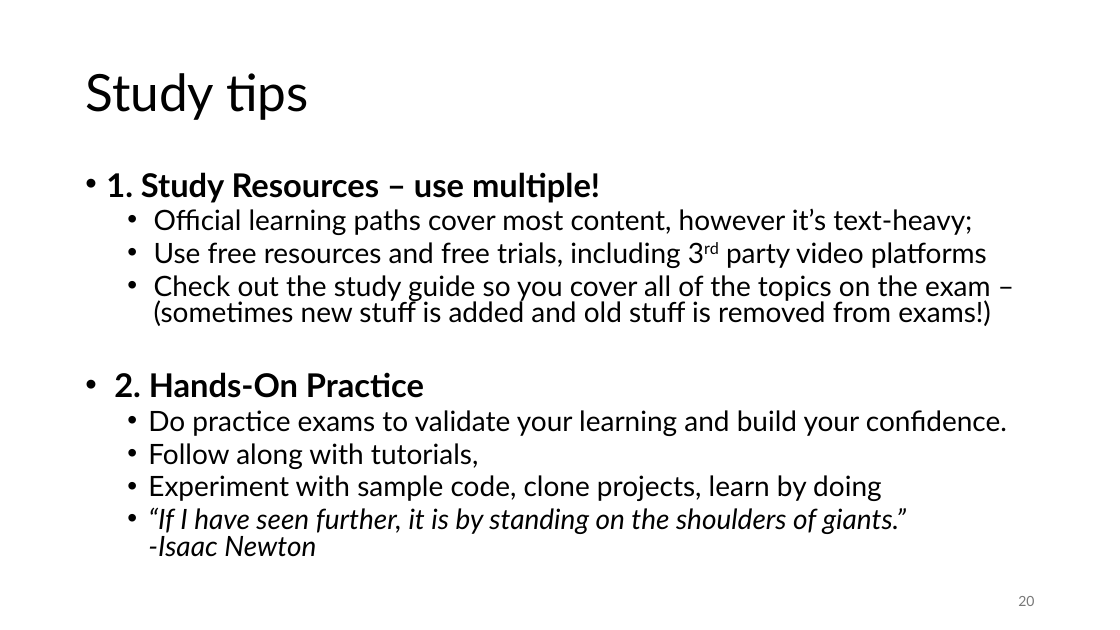
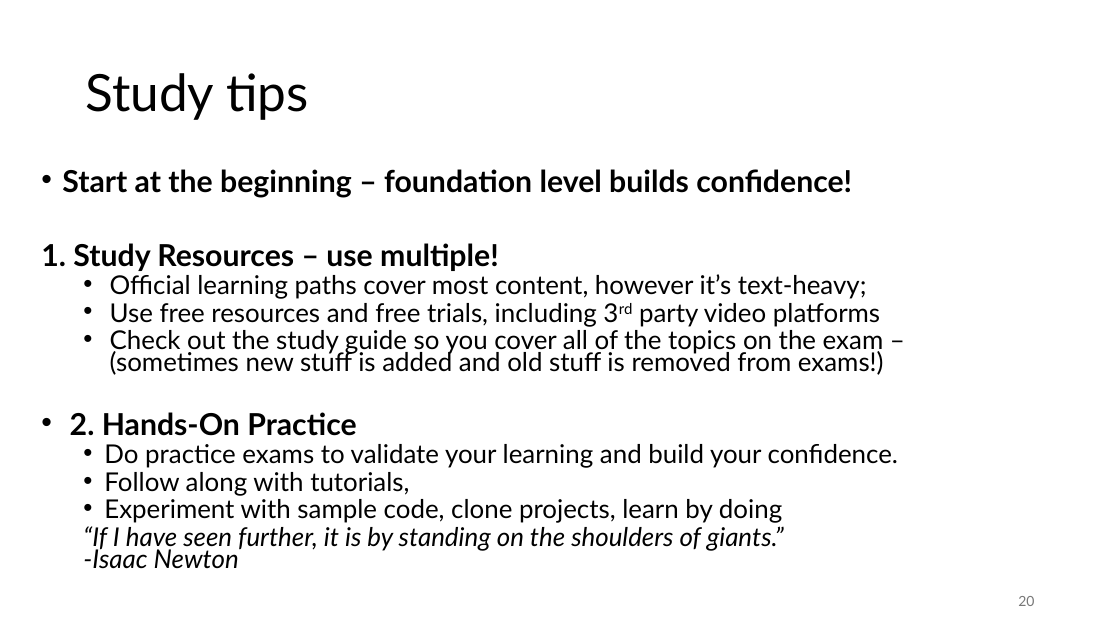
Before and after one commit to dan-pi/presentations, a slide deck: slide 20 of Dan’s Certification Journey - Part 1.pptx. Drawn at 1120x630 pixels with LibreOffice and Linux fonts; fonts in the diff are those of the drawing. Boxes give left, top, right and bottom in pixels: in the first picture for what was removed or moved away, otherwise in the second. Text is boxed around its words. In the diff, an @@ line names an element or a change of style, - is before the commit and + after.

```diff
--- a/Dan’s Certification Journey - Part 1.pptx
+++ b/Dan’s Certification Journey - Part 1.pptx
@@ text "Start at the beginning – ...": place and size @@
-text "Start at the beginning – ..." at bbox=[106, 172, 1007, 557]
+text "Start at the beginning – ..." at bbox=[41, 169, 898, 569]
@@ text at bbox=[62, 169, 852, 197]: paragraph added @@
+• Start at the beginning – foundation level builds confidence!
@@ text at bbox=[41, 243, 898, 569]: size 28 to 25.9 pt in "1. Study Resources – use multiple!", "2. Hands-On Practice"; size 24 to 22.2 pt in "Official learning paths cover most content, however ...", "Use free resources and free trials, including ...", "Check out the study guide so you ...", "Do practice exams to validate your learning ..." and 3 more places; bullet • to none; line spacing 0.8 to 0.7 @@
```
Also in this commit, not shown: 2 other slides changed.
